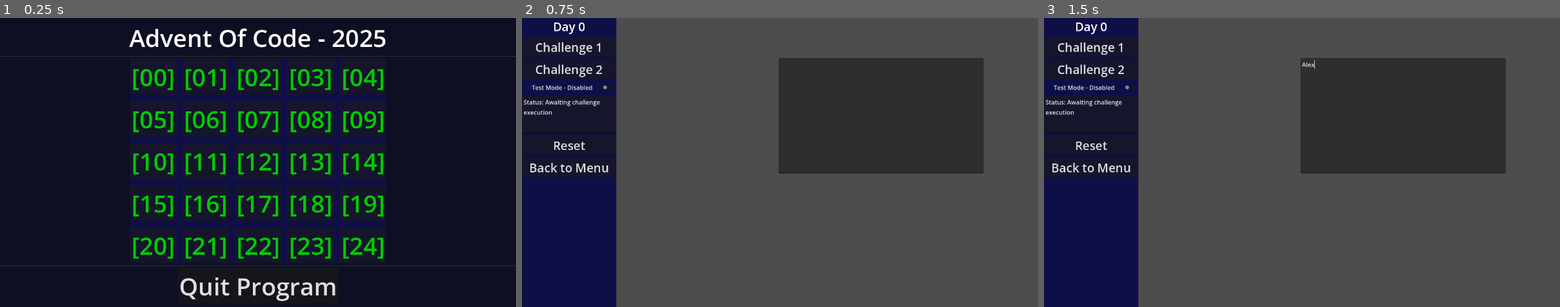
Above: before the commit, frames 1-3 (left to right).
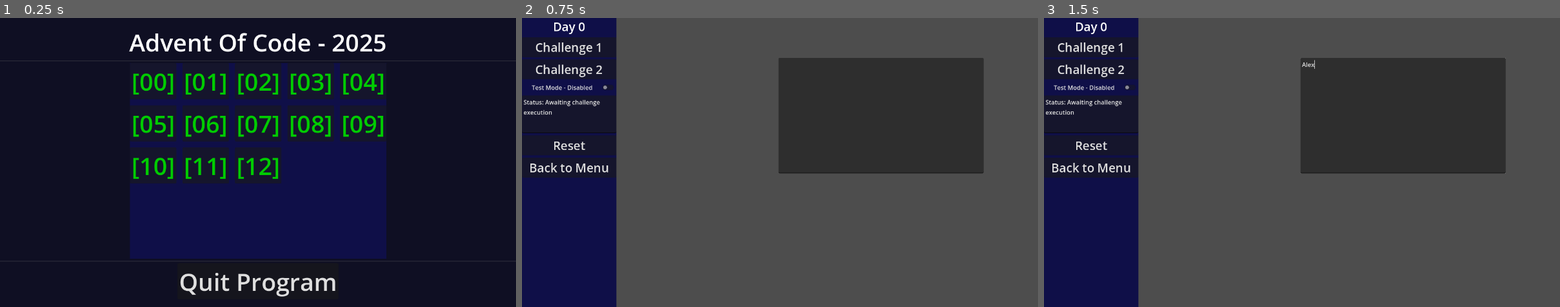
Above: after the commit, the same moments.

Repository: goodguyplayer/AdventOfCode-2025-Godot
Game: Godot game, scene res://main.tscn
The game is run twice, just before and just after one commit, with the same random seed, the same clock (stepped at 60 frames per second) and the same inputs. Before the commit the project has no main scene; this scene is started directly in both runs.
Inputs (mouse positions are in pixels of both pictures, inside the frame that each line leads up to):
- Up to frame 1 (0.25 s): no input
- Up to frame 2 (0.75 s): click "[00]" at 0.5 s
- Up to frame 3 (1.5 s): click (1405, 116) at 1.27 s; type "Alex" at 1.35 s

The runs differ from the first frame. In frame 1, 22% of the frame differs, in the area x 0-100%, y 3-98%; in frame 2, nothing differs; in frame 3, nothing differs.

Commit message:
Fiddled with Main scene

Diff:
--- a/ao-c-2025/main.gd
+++ b/ao-c-2025/main.gd
@@ -3,6 +3,9 @@
 @onready var grid_container: GridContainer = %GridContainer
 @onready var animation_player: AnimationPlayer = %AnimationPlayer
 @onready var quit: Button = %Button
+
+@export var days: int = 12
+@export var enable_debug: bool = false
 
 
 var _btn_path: StringName = "uid://wptlx1h8jahe"
@@ -11,7 +14,8 @@
 
 # Called when the node enters the scene tree for the first time.
 func _ready() -> void:
-	for i in range(0, 25):
+	if enable_debug: add_button(0)
+	for i in range(1, days + 1):
 		add_button(i)
 
 	quit.pressed.connect(_quit)
--- a/ao-c-2025/main.tscn
+++ b/ao-c-2025/main.tscn
@@ -4,6 +4,21 @@
 
 [sub_resource type="StyleBoxFlat" id="StyleBoxFlat_ig7tw"]
 bg_color = Color(0.4117647, 0, 0.18039216, 1)
+
+[sub_resource type="Animation" id="Animation_0xm2m"]
+length = 0.001
+tracks/0/type = "value"
+tracks/0/imported = false
+tracks/0/enabled = true
+tracks/0/path = NodePath("Error:modulate")
+tracks/0/interp = 1
+tracks/0/loop_wrap = true
+tracks/0/keys = {
+"times": PackedFloat32Array(0),
+"transitions": PackedFloat32Array(1),
+"update": 0,
+"values": [Color(1, 1, 1, 0)]
+}
 
 [sub_resource type="Animation" id="Animation_ig7tw"]
 resource_name = "fade_in_error"
@@ -21,21 +36,6 @@
 "values": [Color(1, 1, 1, 0), Color(1, 1, 1, 1), Color(1, 1, 1, 1), Color(1, 1, 1, 0)]
 }
 
-[sub_resource type="Animation" id="Animation_0xm2m"]
-length = 0.001
-tracks/0/type = "value"
-tracks/0/imported = false
-tracks/0/enabled = true
-tracks/0/path = NodePath("Error:modulate")
-tracks/0/interp = 1
-tracks/0/loop_wrap = true
-tracks/0/keys = {
-"times": PackedFloat32Array(0),
-"transitions": PackedFloat32Array(1),
-"update": 0,
-"values": [Color(1, 1, 1, 0)]
-}
-
 [sub_resource type="AnimationLibrary" id="AnimationLibrary_0xm2m"]
 _data = {
 &"RESET": SubResource("Animation_0xm2m"),
@@ -50,6 +50,7 @@
 grow_horizontal = 2
 grow_vertical = 2
 script = ExtResource("1_ig7tw")
+enable_debug = true
 
 [node name="ColorRect" type="ColorRect" parent="."]
 layout_mode = 1
--- a/ao-c-2025/project.godot
+++ b/ao-c-2025/project.godot
@@ -12,6 +12,7 @@
 
 config/name="AoC2025"
 config/tags=PackedStringArray("2d", "advent_of_code", "gdscript", "study")
+run/main_scene="uid://ck63ynf2xcnwd"
 config/features=PackedStringArray("4.5", "GL Compatibility")
 config/icon="res://icon.svg"
 
